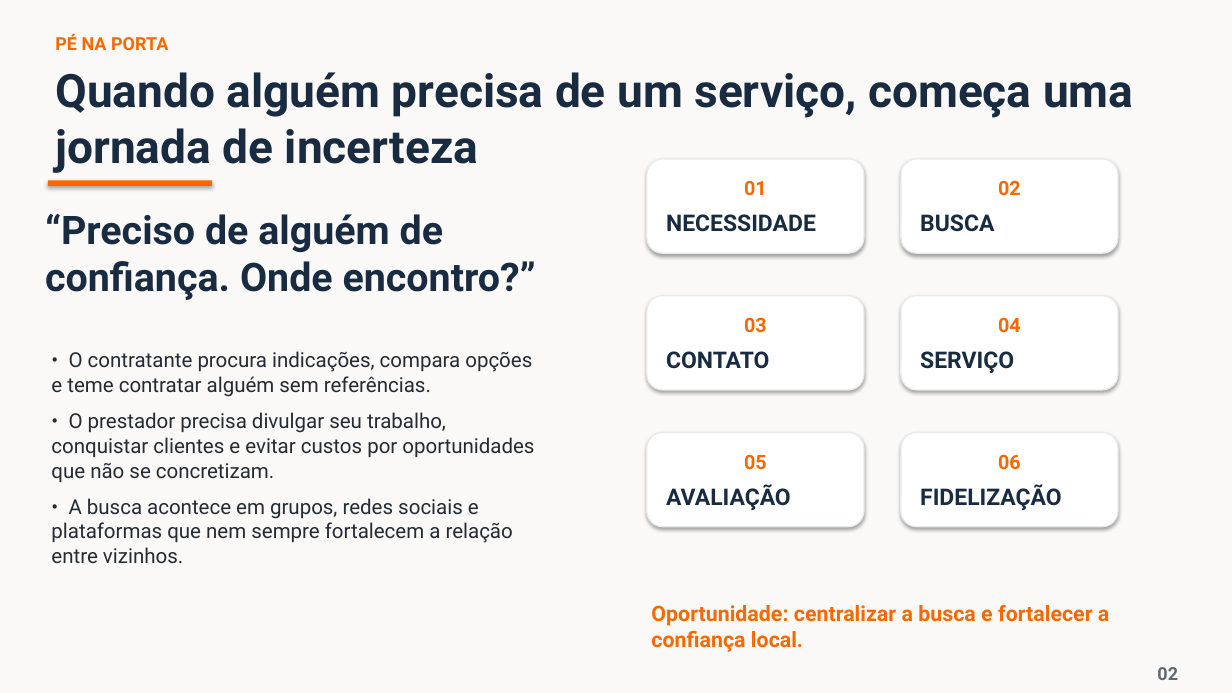
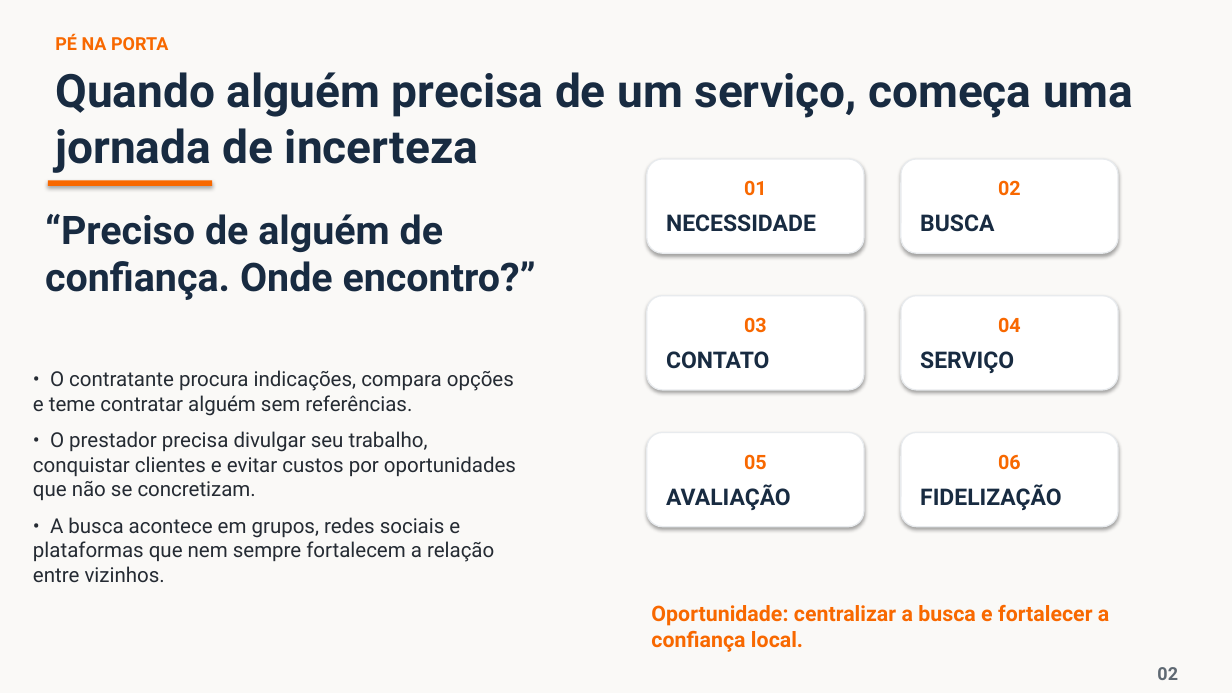
Before and after one commit to Nycollealves/documento_tcc, a slide deck: slide 2 of Apresentacao_TCC_MoviPay_Auditorio.pptx. Drawn at 1232x693 pixels with LibreOffice and Linux fonts; fonts in the diff are those of the drawing. Boxes give left, top, right and bottom in pixels: in the first picture for what was removed or moved away, otherwise in the second. Text is boxed around its words. In the diff, an @@ line names an element or a change of style, - is before the commit and + after.

```diff
--- a/Apresentacao_TCC_MoviPay_Auditorio.pptx
+++ b/Apresentacao_TCC_MoviPay_Auditorio.pptx
@@ text "• O contratante procura indicações, ...": place and size @@
-text "• O contratante procura indicações, ..." at [51, 351, 534, 563]
+text "• O contratante procura indicações, ..." at [33, 370, 516, 582]
```
Also in this commit, not shown: 8 other slides changed.
